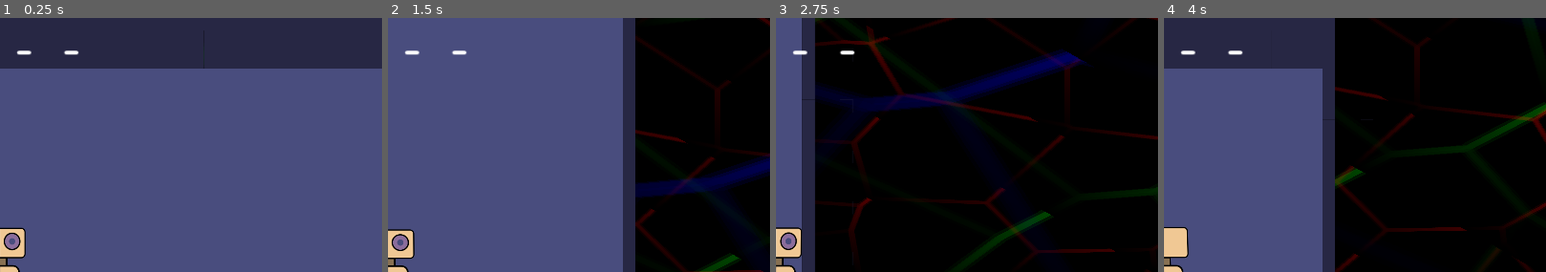
Above: before the commit, frames 1-4 (left to right).
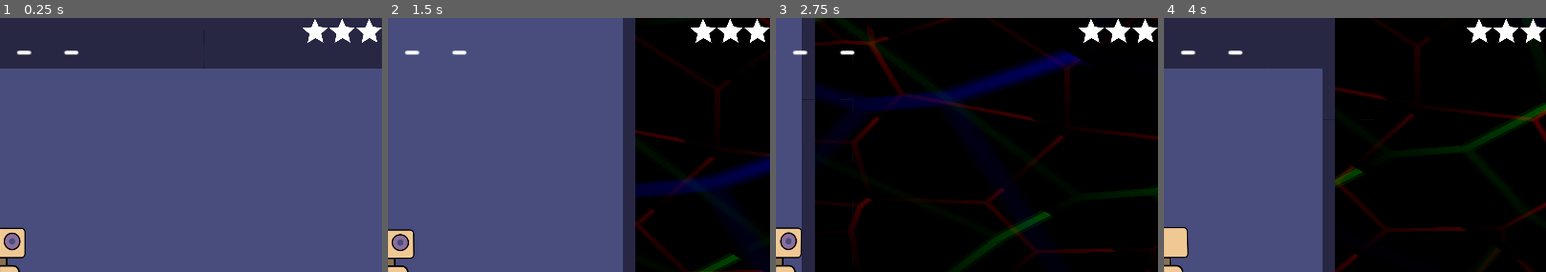
Above: after the commit, the same moments.

Repository: guladam/RememBlur
Game: Godot game, scene res://levels/level.tscn
Same seed, same stepped clock (60 frames per second), same inputs: the game is played once before the commit and once after it. The engine's default icon, where the game draws it, is replaced by a stand-in: a white triangle on a blue panel in a dark square. Sound files missing from this copy of the repository are replaced by a short silence.
Inputs:
- Up to frame 1 (0.25 s): no input
- Up to frame 2 (1.5 s): hold D (right) 0.53-1.28 s; hold Space (interact) 0.53-1.28 s; hold S (down) from 1.28 s (still down); tap Space (interact) at 1.35 s
- Up to frame 3 (2.75 s): release S (down) at 2.03 s; hold D (right) from 2.03 s (still down); hold Space (interact) from 2.03 s (still down)
- Up to frame 4 (4 s): release D (right) at 2.78 s; release Space (interact) at 2.78 s; hold W (up) 2.78-3.53 s; tap Space (interact) at 2.85 s; hold A (left) from 3.53 s (still down); hold Space (interact) from 3.53 s (still down)
The pictures show only the part of the screen within x 50-100%, y 0-50%; the shares and areas given below are measured in that part.

The runs differ from the first frame. In frame 1, 0.8% of the frame differs, in the area x 79-100%, y 0-10%; in frame 2, 0.8%; in frame 3, 0.8%; in frame 4, 0.8%.

Commit message:
healthbar finished

Diff:
--- a/interactables/guesser/puzzle_letters.gd
+++ b/interactables/guesser/puzzle_letters.gd
@@ -27,9 +27,9 @@
 		var current_letter: Label = letters.get_child(i)
 		current_letter.text = "_"
 		if _puzzle.seen_letters.has(_puzzle.solution[i]):
-			current_letter.text = _puzzle.solution[i]
+			current_letter.text = _puzzle.solution[i].to_upper()
 
 
 func show_solution() -> void:
 	for i in range(puzzle_length):
-		letters.get_child(i).text = _puzzle.solution[i]
+		letters.get_child(i).text = _puzzle.solution[i].to_upper()
--- a/levels/level.gd
+++ b/levels/level.gd
@@ -1,4 +1,7 @@
 extends Node2D
+
+signal lost
+signal won
 
 @export var time_limit: float
 @export var puzzle: Puzzle
@@ -22,7 +25,10 @@
 
 	guesser.show_guessing_screen.connect(ui.show_guesser_ui)
 	guesser.guessed_correctly.connect(ui.show_solution)
+	guesser.guessed_correctly.connect(level_won)
 	ui.guess_entered.connect(guesser._on_guess_entered)
+
+	ui.setup_healthbar()
 
 	ui.setup_time_left(level_timer)
 	level_timer.wait_time = get_time_with_bonus()
@@ -36,4 +42,10 @@
 
 
 func game_over() -> void:
+	lost.emit()
 	print("lost")
+
+
+func level_won() -> void:
+	won.emit()
+	print("won")
--- a/levels/level.tscn
+++ b/levels/level.tscn
@@ -17,6 +17,7 @@
 [ext_resource type="PackedScene" uid="uid://b3o2wkh3qrpvd" path="res://interactables/guesser/guesser_ui.tscn" id="13_x23yd"]
 [ext_resource type="PackedScene" uid="uid://be0ehq5ccgvj5" path="res://levels/time_left.tscn" id="14_3vhk0"]
 [ext_resource type="Shader" path="res://levels/visuals/level_background.gdshader" id="16_qhf86"]
+[ext_resource type="PackedScene" uid="uid://blt5faaqq0dkj" path="res://stats/health_bar.tscn" id="17_4ton6"]
 
 [sub_resource type="TileSetAtlasSource" id="TileSetAtlasSource_4i1xo"]
 texture = ExtResource("1_lv850")
@@ -149,6 +150,8 @@
 
 [node name="TimeLeft" parent="UI" instance=ExtResource("14_3vhk0")]
 
+[node name="HealthBar" parent="UI" instance=ExtResource("17_4ton6")]
+
 [node name="BackgroundLayer" type="CanvasLayer" parent="."]
 layer = -1
 
--- a/levels/level_ui.gd
+++ b/levels/level_ui.gd
@@ -7,6 +7,7 @@
 @onready var puzzle_letters: Control = $PuzzleLetters
 @onready var guesser_ui: CenterContainer = $GuesserUI
 @onready var time_left: MarginContainer = $TimeLeft
+@onready var health_bar: MarginContainer = $HealthBar
 
 
 func _ready() -> void:
@@ -16,6 +17,10 @@
 
 func setup_time_left(timer: Timer) -> void:
 	time_left.setup(timer)
+
+
+func setup_healthbar() -> void:
+	health_bar.setup()
 
 
 func show_latest_hint_screen(hint: Hint) -> void:
--- /dev/null
+++ b/stats/health_bar.gd
@@ -0,0 +1,35 @@
+extends MarginContainer
+
+@export var player_stats: PlayerStats
+
+@onready var lives: HBoxContainer = %Lives
+@onready var health_icon = preload("res://stats/health_icon.tscn")
+@onready var icons := {
+	"full": preload("res://interactables/hint_examiner/assets/star.png"),
+	"empty": preload("res://interactables/hint_examiner/assets/star_empty.png")
+}
+
+
+func clear_children() -> void:
+	for c in lives.get_children():
+		queue_free()
+
+
+func show_hearts() -> void:
+	clear_children()
+	for i in range(player_stats.max_health):
+		var new_icon := health_icon.instantiate()
+		lives.add_child(new_icon)
+		new_icon.texture = icons["empty"]
+
+
+func setup() -> void:
+	player_stats.max_health_changed.connect(show_hearts)
+	player_stats.health_changed.connect(update_hearts)
+	show_hearts()
+	update_hearts()
+
+
+func update_hearts() -> void:
+	for i in range(lives.get_child_count()):
+		lives.get_child(i).texture = icons["full"] if i+1 <= player_stats.health else icons["empty"]
--- /dev/null
+++ b/stats/health_bar.tscn
@@ -0,0 +1,14 @@
+[gd_scene load_steps=2 format=3 uid="uid://blt5faaqq0dkj"]
+
+[ext_resource type="Script" path="res://stats/health_bar.gd" id="1_s52fx"]
+
+[node name="HealthBar" type="MarginContainer" groups=["stats_receiver"]]
+anchors_preset = 1
+anchor_left = 1.0
+anchor_right = 1.0
+grow_horizontal = 0
+script = ExtResource("1_s52fx")
+
+[node name="Lives" type="HBoxContainer" parent="."]
+unique_name_in_owner = true
+layout_mode = 2
--- /dev/null
+++ b/stats/health_icon.tscn
@@ -0,0 +1,8 @@
+[gd_scene format=3 uid="uid://ccgfnx7f7vy36"]
+
+[node name="HealthIcon" type="TextureRect"]
+custom_minimum_size = Vector2(64, 64)
+offset_right = 40.0
+offset_bottom = 40.0
+expand_mode = 1
+stretch_mode = 5
--- a/stats/player_stats.gd
+++ b/stats/player_stats.gd
@@ -10,20 +10,19 @@
 @export_group("Health")
 @export var health := 3:
 	set(value):
-		if health != value:
-			health_changed.emit()
-
 		health = value
+		health_changed.emit()
 
 		if health <= 0:
 			player_died.emit()
 
 @export var max_health := 3:
 	set(value):
-		if max_health != value:
+		var really_changed := max_health != value
+		max_health = value
+		if really_changed:
 			max_health_changed.emit()
 			self.health += 1
-		max_health = value
 
 @export_group("Movement")
 @export var move_speed_bonus := 0
Not shown: 1 places in levels/level.tscn that only renumber resources
